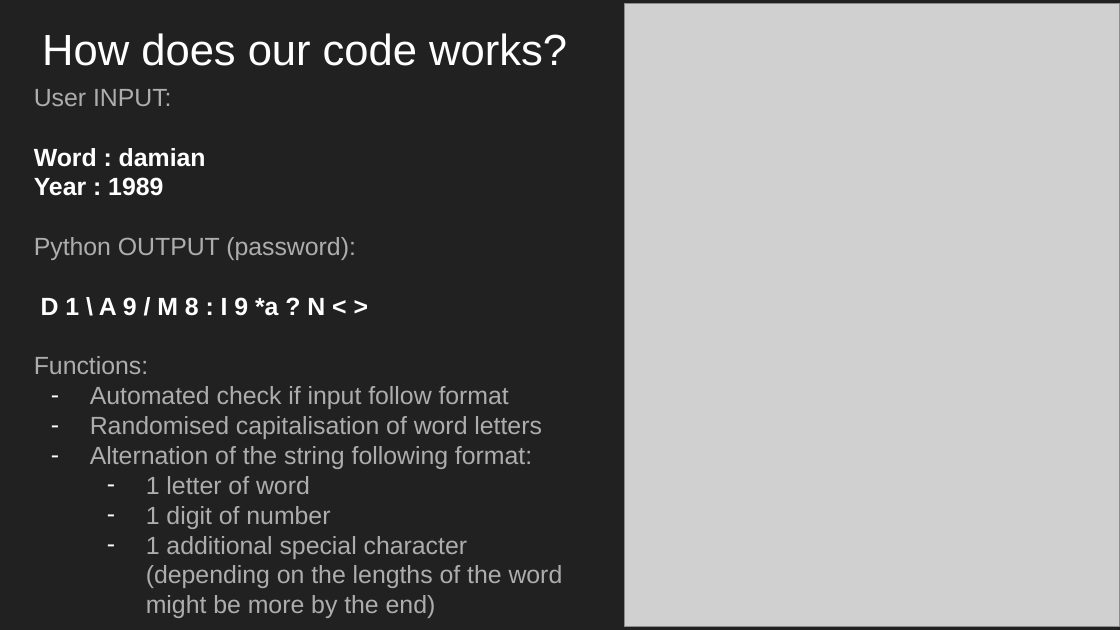
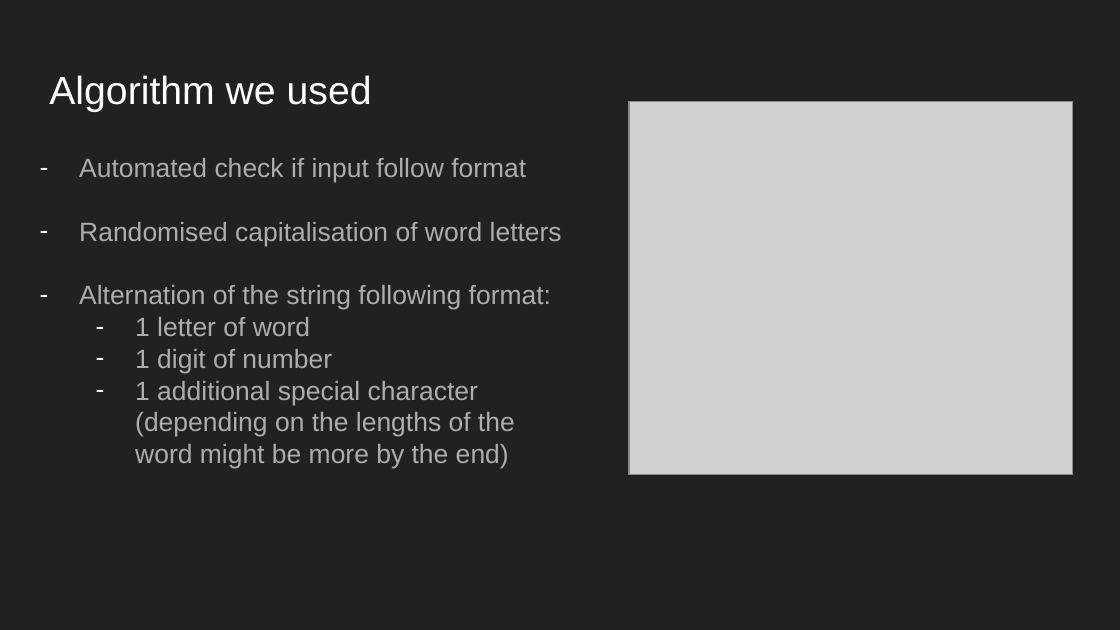
Before and after one commit to Borysdb/Professional_Projects, a slide deck: slide 4 of Presentation_Python_Password_Generator.pptx (slide 3 before the commit). Drawn at 1120x630 pixels with LibreOffice and Linux fonts; fonts in the diff are those of the drawing; grey boxes stand for pictures. Boxes give left, top, right and bottom in pixels: in the first picture for what was removed or moved away, otherwise in the second. Text is boxed around its words. In the diff, an @@ line names an element or a change of style, - is before the commit and + after.

```diff
--- a/Presentation_Python_Password_Generator.pptx
+++ b/Presentation_Python_Password_Generator.pptx
@@ title removed at <box>42,33,567,66</box> @@
-How does our code works?
@@ text at <box>34,89,356,374</box>: paragraphs removed @@
-User INPUT:
-Word : damian
-Year : 1989
-Python OUTPUT (password):
-D 1 \ A 9 / M 8 : I 9 *a ? N < >
-Functions:
@@ title added at <box>49,75,372,112</box>, 25.2 pt, text #FFFFFF @@
+Algorithm we used
@@ picture: place and size @@
-picture at <box>624,3,1120,627</box>
+picture at <box>629,101,1073,474</box>
@@ text "Automated check if input follow ...": place and size @@
-text "Automated check if input follow ..." at <box>34,89,563,618</box>
+text "Automated check if input follow ..." at <box>79,158,562,469</box>
@@ text "Automated check if input follow ..." at <box>79,158,562,469</box>: size 16 to 17 pt @@
```
Also in this commit, not shown: 1 other slide changed, 3 slides added.
